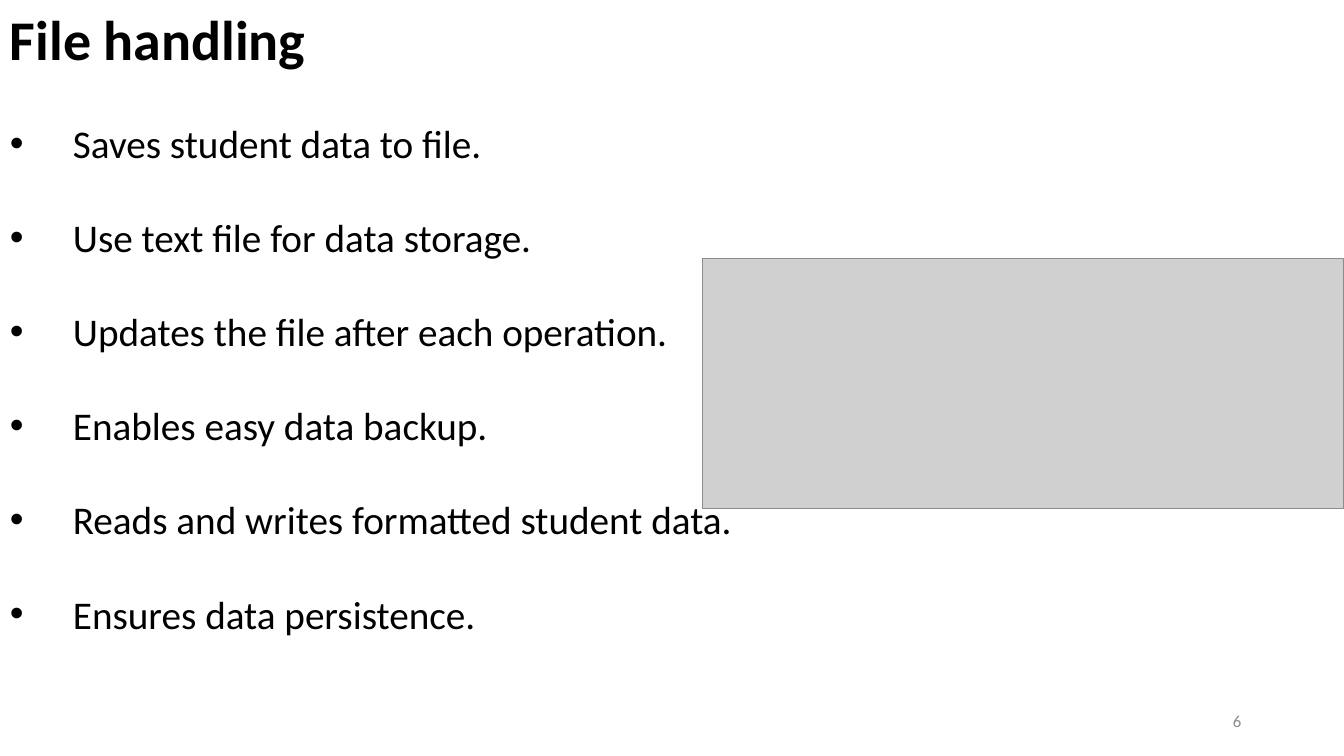
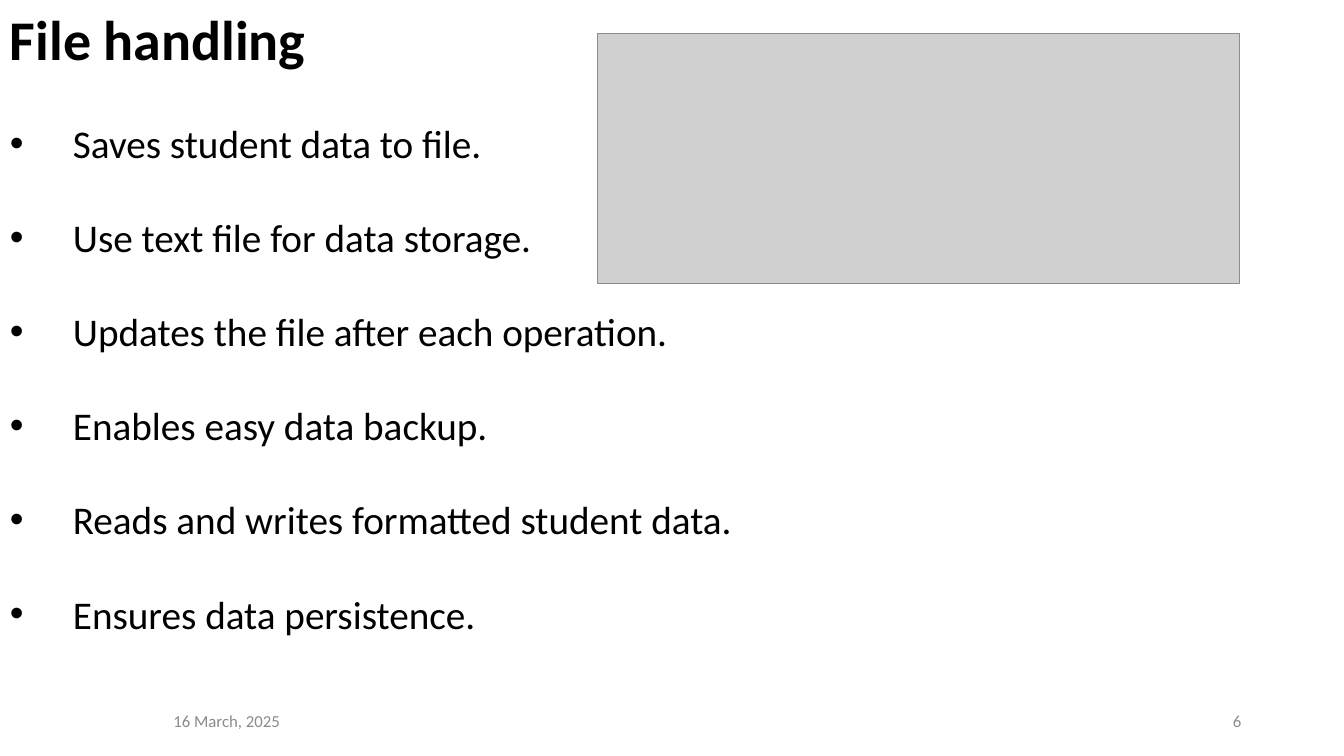
Before and after one commit to prajwolpakka/C_Programming_081BEI, a slide deck: slide 6 of slide/Slides.pptx. Drawn at 1344x756 pixels with LibreOffice and Linux fonts; fonts in the diff are those of the drawing; grey boxes stand for pictures. Boxes give left, top, right and bottom in pixels: in the first picture for what was removed or moved away, otherwise in the second. Text is boxed around its words. In the diff, an @@ line names an element or a change of style, - is before the commit and + after.

```diff
--- a/slide/Slides.pptx
+++ b/slide/Slides.pptx
@@ picture: place and size @@
-picture at <box>703,259,1344,509</box>
+picture at <box>598,33,1240,283</box>
@@ text added at <box>173,715,280,729</box>, 12 pt, text #8C8C8C @@
+16 March, 2025
```
Also in this commit, not shown: 8 other slides changed, 1 other file.
